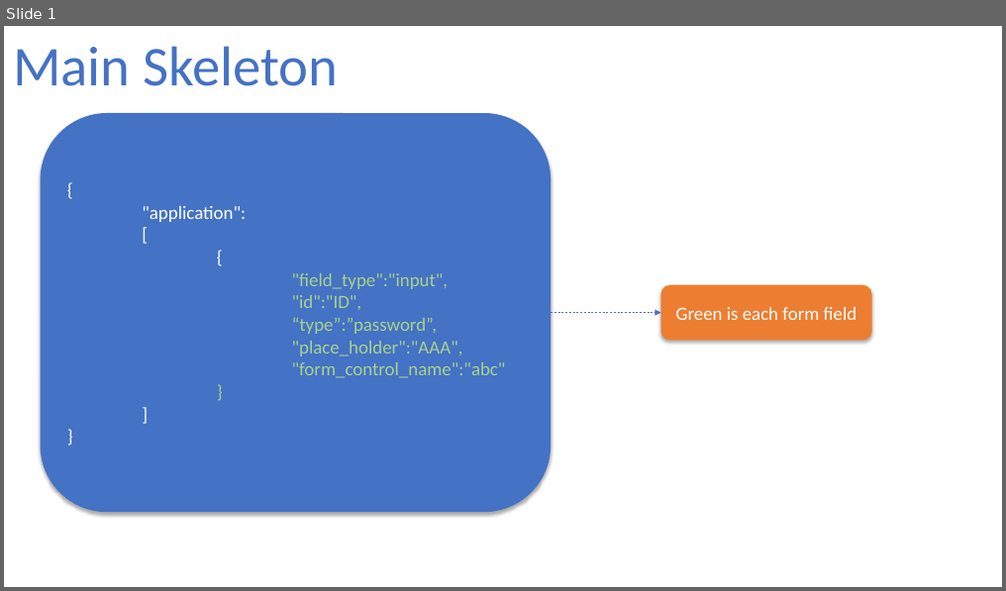
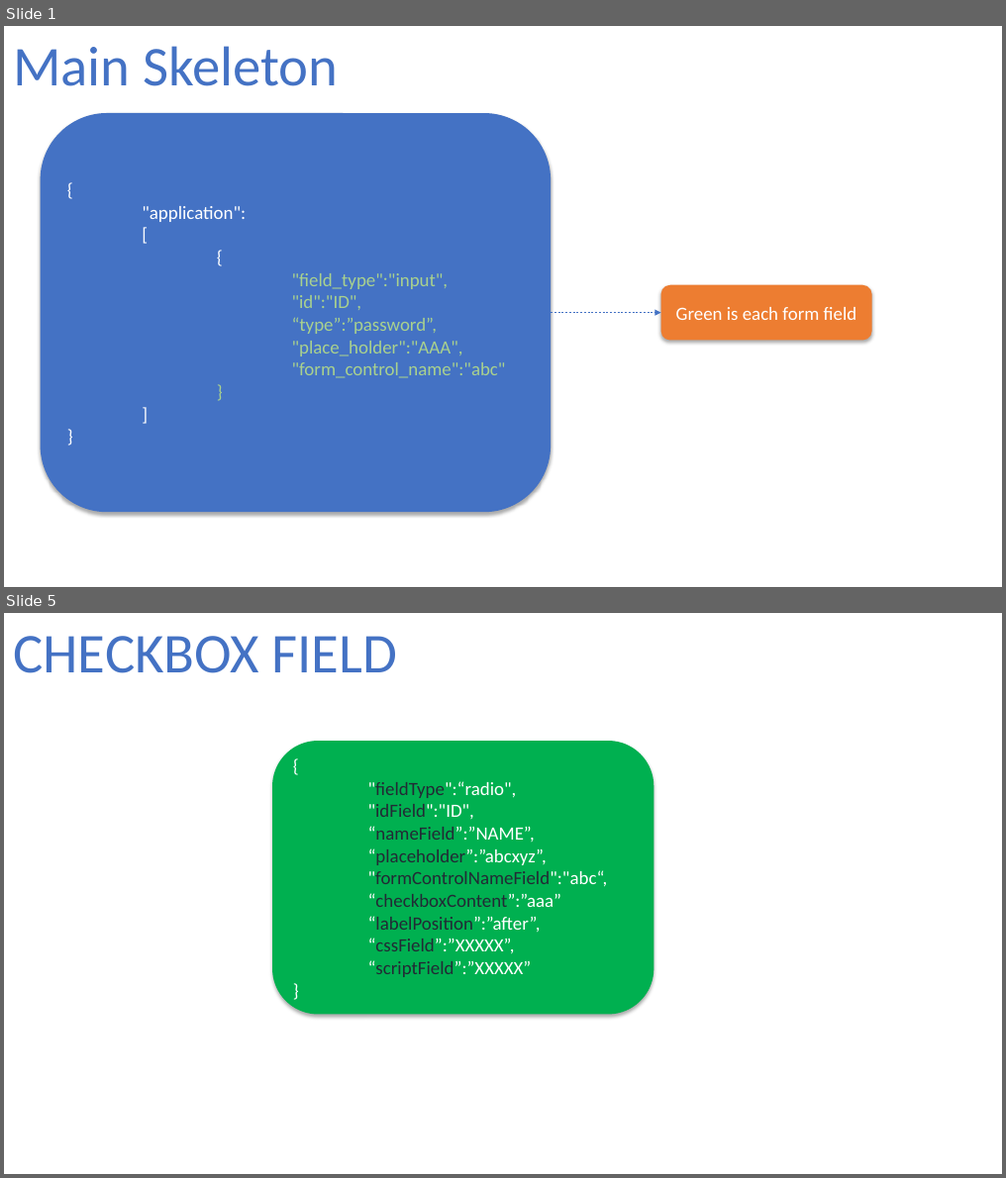
Before and after one commit to fxanhkhoa/Generator_ReactiveForm, a slide deck: Documents/design/JsonForField.pptx. Shown one above the other, each under a label of ours: slide 1 before the commit, slides 1 and 5 after it; the slides between them are not shown. The pictures are 1006x591 and 1006x1178 pixels, drawn with LibreOffice and Linux fonts; fonts in the diff are those of the drawing. Boxes give left, top, right and bottom in pixels: in the first picture for what was removed or moved away, otherwise in the second. Text is boxed around its words. In the diff, an @@ line names an element or a change of style, - is before the commit and + after.

Commit message:
finished simple form
- input
- select
- radio
- checkbox

```diff
--- a/Documents/design/JsonForField.pptx
+++ b/Documents/design/JsonForField.pptx
@@ slide 5 added at box(4, 613, 1002, 1174), background #FFFFFF @@
@@ text added at box(13, 636, 397, 673), 54 pt, text #4472C4 @@
+CHECKBOX FIELD
@@ rounded rectangle added at box(272, 741, 654, 1015), fill #00B050, 18 pt, text #222A35 @@
+{
+"fieldType":“radio",
+"idField":"ID",
+“nameField”:”NAME”,
+“placeholder”:”abcxyz”,
+"formControlNameField":"abc“,
+“checkboxContent”:”aaa”
+“labelPosition”:”after”,
+“cssField”:”XXXXX”,
+“scriptField”:”XXXXX”
+}
```
Also in this commit, not shown: 2 slides changed, 1 other slide added, 1 slide removed, 14 other files.
